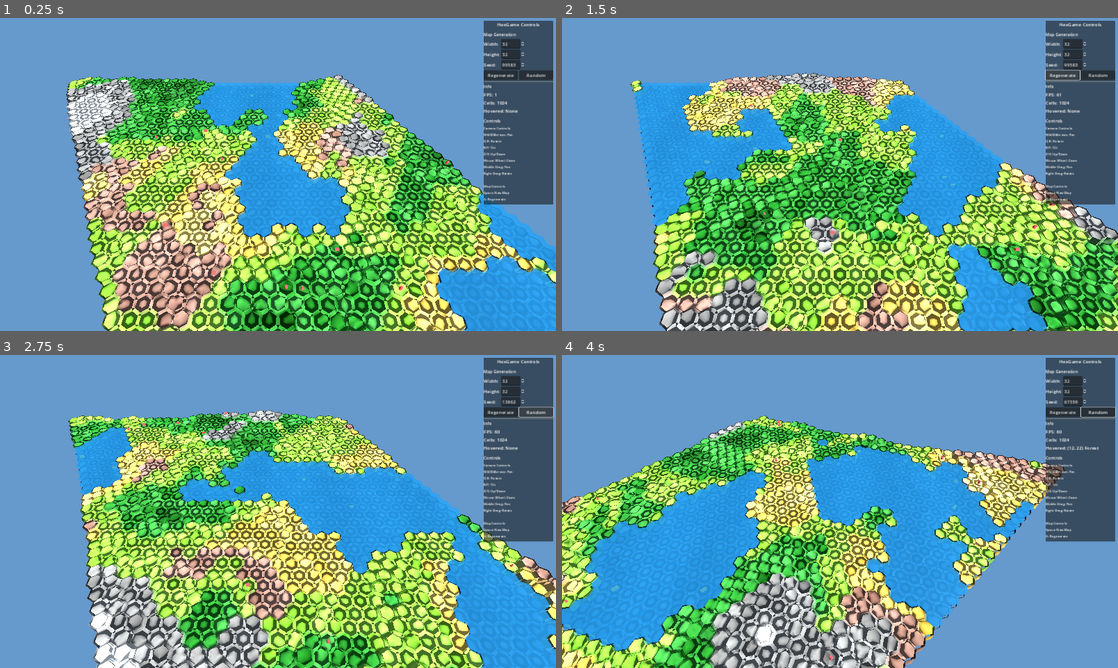
Above: before the commit, frames 1-4 (two rows, left to right).
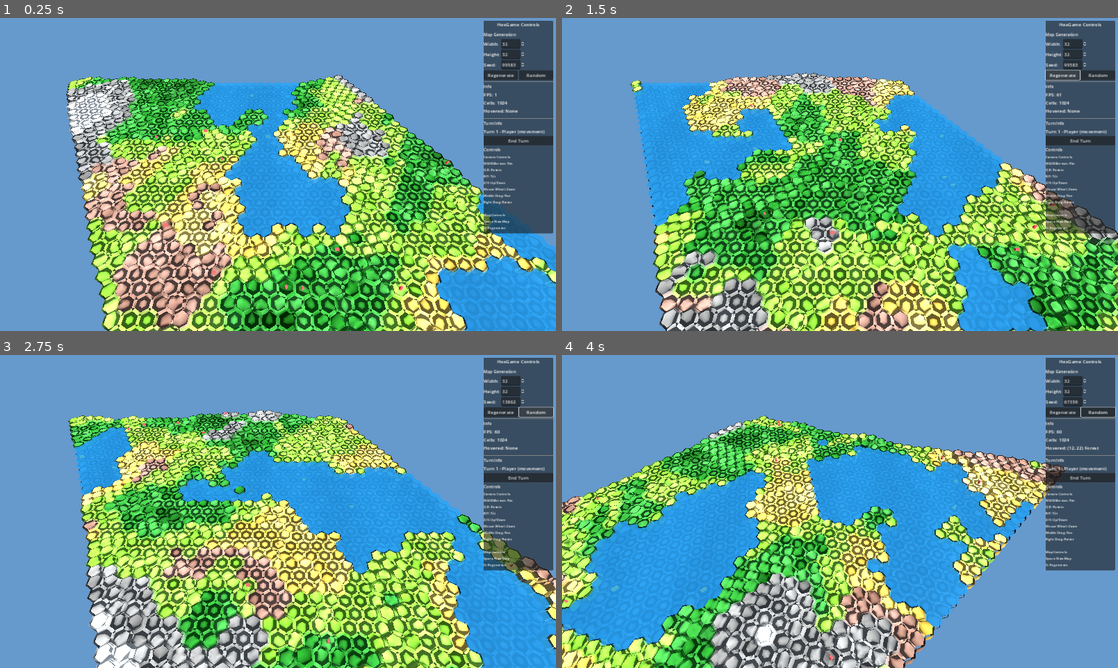
Above: after the commit, the same moments.

Repository: bobum/hexgame
Game: Godot game, scene res://scenes/main.tscn
Two runs of this game, one before a commit and one after it. Both use one fixed random seed, a clock stepped at 60 frames per second and the inputs below.
Inputs (mouse positions are in pixels of both pictures, inside the frame that each line leads up to):
- Up to frame 1 (0.25 s): no input
- Up to frame 2 (1.5 s): click (1079, 140) at 0.5 s, where only the run after the commit has a clickable "End Turn"; click "Regenerate" at 1.25 s
- Up to frame 3 (2.75 s): click "Random" at 2 s
- Up to frame 4 (4 s): tap Enter at 2.75 s; move the mouse to (962, 495) at 2.77 s; hold D 2.78-3.5 s; hold Q 2.78-3.5 s; click (962, 495) at 2.92 s; tap Space at 3.02 s; drag from (728, 527) to (812, 574) at 3.52 s

The runs differ from the first frame. In frame 1, 2.2% of the frame differs, in the area x 86-100%, y 32-69%; in frame 2, 2.2%; in frame 3, 2.2%; in frame 4, 2.2%.

Commit message:
Add turn-based movement system with phases
- Create TurnManager class with turn/player/phase tracking
- Add TurnPhase enum (Movement, Combat, End)
- Add End Turn button to UI with turn status display
- Integrate turn validation into movement commands
- Reset unit movement points at start of each turn
- Only allow movement during movement phase for current player

Co-Authored-By: Claude Opus 4.5 <noreply@anthropic.com>

Diff:
--- a/godot/src/interaction/selection_manager.gd
+++ b/godot/src/interaction/selection_manager.gd
@@ -11,6 +11,7 @@
 var camera: Camera3D
 var pathfinder: Pathfinder
 var path_renderer: PathRenderer
+var turn_manager: TurnManager
 
 # Selected unit IDs
 var selected_unit_ids: Dictionary = {}  # Set<int>
@@ -23,13 +24,14 @@
 var selection_box: ColorRect
 
 
-func setup(p_unit_manager: UnitManager, p_unit_renderer: UnitRenderer, p_grid: HexGrid, p_camera: Camera3D, p_pathfinder: Pathfinder = null, p_path_renderer: PathRenderer = null) -> void:
+func setup(p_unit_manager: UnitManager, p_unit_renderer: UnitRenderer, p_grid: HexGrid, p_camera: Camera3D, p_pathfinder: Pathfinder = null, p_path_renderer: PathRenderer = null, p_turn_manager: TurnManager = null) -> void:
 	unit_manager = p_unit_manager
 	unit_renderer = p_unit_renderer
 	grid = p_grid
 	camera = p_camera
 	pathfinder = p_pathfinder
 	path_renderer = p_path_renderer
+	turn_manager = p_turn_manager
 
 
 func _input(event: InputEvent) -> void:
@@ -102,9 +104,18 @@
 	if unit == null:
 		return
 
-	# Only move player's own units
-	if unit.player_id != 1:
-		return
+	# Check turn system - must be movement phase for current player's unit
+	if turn_manager:
+		if not turn_manager.can_move():
+			print("Not in movement phase")
+			return
+		if not turn_manager.is_current_player_unit(unit.player_id):
+			print("Not your turn")
+			return
+	else:
+		# Fallback: only move player 1's units
+		if unit.player_id != 1:
+			return
 
 	# Check if unit can move
 	if unit.movement <= 0:
--- a/godot/src/main.gd
+++ b/godot/src/main.gd
@@ -20,6 +20,7 @@
 var selection_manager: SelectionManager
 var pathfinder: Pathfinder
 var path_renderer: PathRenderer
+var turn_manager: TurnManager
 
 # Map settings
 var map_width: int = 32
@@ -46,6 +47,7 @@
 	# Connect signals
 	game_ui.regenerate_requested.connect(_on_ui_regenerate)
 	game_ui.random_seed_requested.connect(_on_ui_random_seed)
+	game_ui.end_turn_requested.connect(_on_end_turn)
 
 
 func _on_ui_regenerate(width: int, height: int, seed_val: int) -> void:
@@ -139,6 +141,18 @@
 	# Could update UI here to show selected unit info
 
 
+func _on_end_turn() -> void:
+	if turn_manager:
+		turn_manager.end_turn()
+		_update_turn_display()
+		print(turn_manager.get_status())
+
+
+func _update_turn_display() -> void:
+	if game_ui and turn_manager:
+		game_ui.set_turn_status(turn_manager.get_status())
+
+
 func _setup_units() -> void:
 	# Create unit manager
 	unit_manager = UnitManager.new(grid)
@@ -163,11 +177,17 @@
 	hex_grid_node.add_child(path_renderer)
 	path_renderer.setup(grid)
 
+	# Setup turn manager (before selection manager so it can be passed)
+	turn_manager = TurnManager.new(unit_manager)
+	turn_manager.start_game()
+
 	# Setup selection manager
 	selection_manager = SelectionManager.new()
 	add_child(selection_manager)
-	selection_manager.setup(unit_manager, unit_renderer, grid, camera, pathfinder, path_renderer)
+	selection_manager.setup(unit_manager, unit_renderer, grid, camera, pathfinder, path_renderer, turn_manager)
 	selection_manager.selection_changed.connect(_on_selection_changed)
+
+	_update_turn_display()
 
 
 func _build_water() -> void:
@@ -254,9 +274,15 @@
 		# Update pathfinder
 		pathfinder = Pathfinder.new(grid, unit_manager)
 
+		# Update turn manager
+		turn_manager = TurnManager.new(unit_manager)
+		turn_manager.start_game()
+
 		if selection_manager:
 			selection_manager.clear_selection()
-			selection_manager.setup(unit_manager, unit_renderer, grid, camera, pathfinder, path_renderer)
+			selection_manager.setup(unit_manager, unit_renderer, grid, camera, pathfinder, path_renderer, turn_manager)
+
+		_update_turn_display()
 
 
 ## Get the hex cell at a world position (for raycasting)
@@ -307,6 +333,12 @@
 	# Update pathfinder
 	pathfinder = Pathfinder.new(grid, unit_manager)
 
+	# Update turn manager
+	turn_manager = TurnManager.new(unit_manager)
+	turn_manager.start_game()
+
 	if selection_manager:
 		selection_manager.clear_selection()
-		selection_manager.setup(unit_manager, unit_renderer, grid, camera, pathfinder, path_renderer)
+		selection_manager.setup(unit_manager, unit_renderer, grid, camera, pathfinder, path_renderer, turn_manager)
+
+	_update_turn_display()
--- a/godot/src/ui/game_ui.gd
+++ b/godot/src/ui/game_ui.gd
@@ -5,6 +5,7 @@
 
 signal regenerate_requested(width: int, height: int, seed_val: int)
 signal random_seed_requested
+signal end_turn_requested
 
 @onready var panel: PanelContainer = $Panel
 @onready var map_width_spin: SpinBox = $Panel/VBox/MapSection/GridContainer/WidthSpin
@@ -14,6 +15,11 @@
 @onready var cell_count_label: Label = $Panel/VBox/InfoSection/CellCountLabel
 @onready var hovered_label: Label = $Panel/VBox/InfoSection/HoveredLabel
 @onready var controls_label: Label = $Panel/VBox/ControlsSection/ControlsLabel
+
+# Turn system UI elements (added dynamically)
+var turn_section: VBoxContainer
+var turn_label: Label
+var end_turn_button: Button
 
 var main_node: Node3D
 
@@ -26,6 +32,9 @@
 
 	# Setup controls help text
 	controls_label.text = _get_controls_text()
+
+	# Create turn section UI
+	_create_turn_section()
 
 
 func _process(_delta: float) -> void:
@@ -83,3 +92,48 @@
 Map Controls:
 Space: New Map
 G: Regenerate"""
+
+
+func _create_turn_section() -> void:
+	# Find the VBox in the panel
+	var vbox = $Panel/VBox
+
+	# Create turn section container
+	turn_section = VBoxContainer.new()
+	turn_section.name = "TurnSection"
+
+	# Add separator
+	var separator = HSeparator.new()
+	turn_section.add_child(separator)
+
+	# Add header label
+	var header = Label.new()
+	header.text = "Turn Info"
+	header.add_theme_font_size_override("font_size", 14)
+	turn_section.add_child(header)
+
+	# Add turn status label
+	turn_label = Label.new()
+	turn_label.text = "Turn 1 - Player (movement)"
+	turn_section.add_child(turn_label)
+
+	# Add End Turn button
+	end_turn_button = Button.new()
+	end_turn_button.text = "End Turn"
+	end_turn_button.pressed.connect(_on_end_turn_pressed)
+	turn_section.add_child(end_turn_button)
+
+	# Insert before controls section
+	var controls_section = vbox.get_node("ControlsSection")
+	var controls_idx = controls_section.get_index()
+	vbox.add_child(turn_section)
+	vbox.move_child(turn_section, controls_idx)
+
+
+func _on_end_turn_pressed() -> void:
+	end_turn_requested.emit()
+
+
+func set_turn_status(status: String) -> void:
+	if turn_label:
+		turn_label.text = status
--- /dev/null
+++ b/godot/src/units/turn_manager.gd
@@ -0,0 +1,143 @@
+class_name TurnManager
+extends RefCounted
+## Manages turn-based gameplay.
+## Tracks current turn, current player, and turn phases.
+## Matches web/src/units/TurnManager.ts
+
+enum TurnPhase {
+	MOVEMENT,    # Player can move units
+	COMBAT,      # Player can attack (future)
+	END,         # Turn is ending
+}
+
+const PLAYER_HUMAN: int = 1
+const PLAYER_AI_START: int = 2  # AI players start at ID 2
+
+var current_turn: int = 1
+var current_player: int = PLAYER_HUMAN
+var current_phase: TurnPhase = TurnPhase.MOVEMENT
+var player_count: int = 2  # Human + 1 AI by default
+
+var unit_manager: UnitManager
+
+# Signals for turn events
+signal turn_started
+signal turn_ended
+signal phase_changed(phase: TurnPhase)
+signal player_changed(player_id: int)
+
+
+func _init(p_unit_manager: UnitManager) -> void:
+	unit_manager = p_unit_manager
+
+
+## Get current turn number
+func get_turn() -> int:
+	return current_turn
+
+
+## Get current player ID
+func get_player() -> int:
+	return current_player
+
+
+## Get current turn phase
+func get_phase() -> TurnPhase:
+	return current_phase
+
+
+## Get phase as string
+func get_phase_string() -> String:
+	match current_phase:
+		TurnPhase.MOVEMENT:
+			return "movement"
+		TurnPhase.COMBAT:
+			return "combat"
+		TurnPhase.END:
+			return "end"
+	return "unknown"
+
+
+## Check if it's the human player's turn
+func is_human_turn() -> bool:
+	return current_player == PLAYER_HUMAN
+
+
+## Check if it's an AI player's turn
+func is_ai_turn() -> bool:
+	return current_player >= PLAYER_AI_START
+
+
+## Set the number of players (including human)
+func set_player_count(count: int) -> void:
+	player_count = max(2, count)
+
+
+## Start a new game (reset to turn 1, player 1)
+func start_game() -> void:
+	current_turn = 1
+	current_player = PLAYER_HUMAN
+	current_phase = TurnPhase.MOVEMENT
+
+	# Reset all unit movement
+	if unit_manager:
+		unit_manager.reset_all_movement()
+
+	turn_started.emit()
+
+
+## End the current player's turn and advance to next player
+func end_turn() -> void:
+	turn_ended.emit()
+
+	# Advance to next player
+	current_player += 1
+
+	# If we've gone through all players, start new turn
+	if current_player > player_count:
+		current_turn += 1
+		current_player = PLAYER_HUMAN
+
+	# Reset to movement phase
+	current_phase = TurnPhase.MOVEMENT
+
+	# Reset movement for the new current player
+	if unit_manager:
+		unit_manager.reset_player_movement(current_player)
+
+	player_changed.emit(current_player)
+	turn_started.emit()
+
+
+## Advance to the next phase
+func advance_phase() -> void:
+	if current_phase == TurnPhase.MOVEMENT:
+		current_phase = TurnPhase.COMBAT
+	elif current_phase == TurnPhase.COMBAT:
+		current_phase = TurnPhase.END
+		# Auto-end turn when reaching end phase
+		end_turn()
+		return
+
+	phase_changed.emit(current_phase)
+
+
+## Check if a unit belongs to the current player
+func is_current_player_unit(player_id: int) -> bool:
+	return player_id == current_player
+
+
+## Check if it's the movement phase
+func can_move() -> bool:
+	return current_phase == TurnPhase.MOVEMENT
+
+
+## Check if it's the combat phase
+func can_attack() -> bool:
+	return current_phase == TurnPhase.COMBAT
+
+
+## Get a summary of current turn state
+func get_status() -> String:
+	var player_name = "Player" if current_player == PLAYER_HUMAN else "AI %d" % (current_player - 1)
+	return "Turn %d - %s (%s)" % [current_turn, player_name, get_phase_string()]
